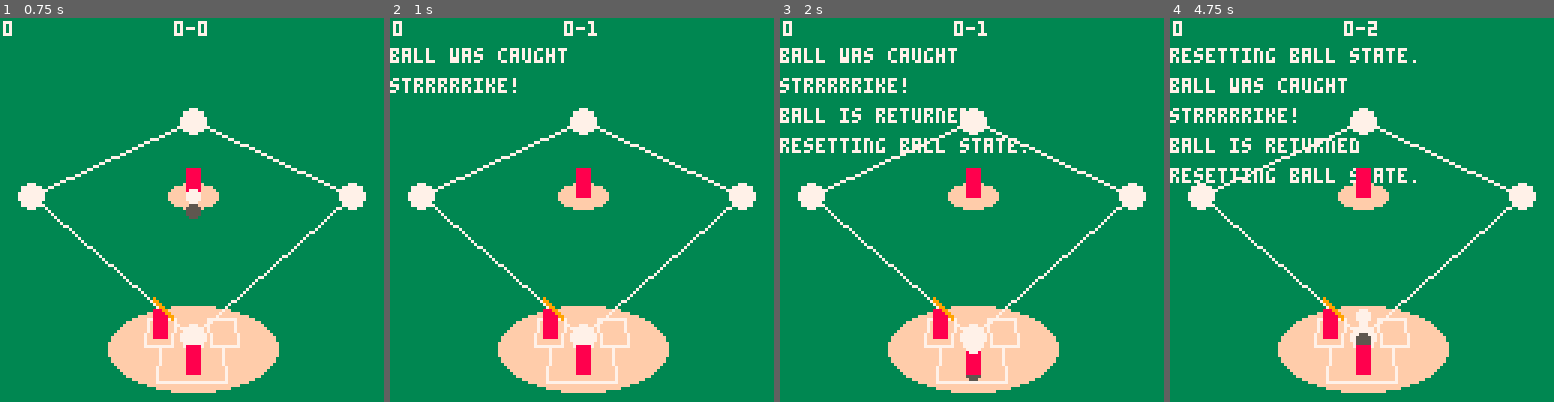
Above: before the commit, frames 1-4 (left to right).
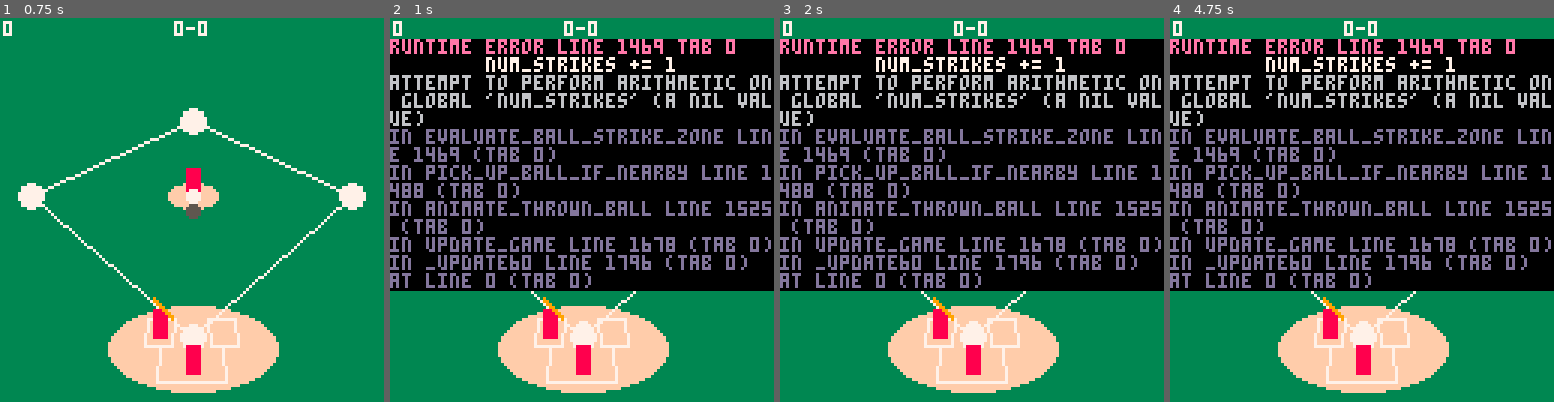
Above: after the commit, the same moments.

Repository: nucleartide/Baseball-WIth-Friends
Game: PICO-8 cartridge pico-baseball.p8
Same seed, same stepped clock (60 frames per second), same inputs: the game is played once before the commit and once after it.
Inputs:
- Up to frame 1 (0.75 s): tap X (X key) at 0.33 s; tap O (Z key) at 0.7 s
- Up to frame 2 (1 s): no input
- Up to frame 3 (2 s): tap X (X key) at 1.07, 1.85 s; hold Right from 1.6 s (still down); tap O (Z key) at 1.7 s
- Up to frame 4 (4.75 s): release Right at 2.1 s; tap O (Z key) every 0.4 s from 2.1 to 4.5 s; hold Up 2.15-2.42 s; hold Right 2.47-3.03 s; tap X (X key) at 2.97, 4.08 s; hold Left 3.08-3.58 s; hold Down 3.63-3.97 s; hold Right 4.02-4.68 s; hold Up from 4.73 s (still down)

Frame 1 is identical in both runs. In frame 2, 66% of the frame differs, in the area x 0-100%, y 0-81%; in frame 3, 66%, in the area x 0-100%, y 0-95%; in frame 4, 66%.
Error after the commit: runtime error line 1469 tab 0; num_strikes += 1; attempt to perform arithmetic on global 'num_strikes' (a nil value)

Commit message:
clean up globals

Diff:
--- a/constants.lua
+++ b/constants.lua
@@ -17,3 +17,17 @@
 ball_is_in_field = 'in field'
 
 gravity = -50
+
+home_run_y_threshold = 5
+
+ball_holding = 0
+ball_throwing = 1
+ball_idle_physical_obj = 2
+ball_returning = 3 -- the ball has been caught by the catcher, and is awaiting return to the pitcher.
+
+batter_batting = 0
+batter_charging = 1
+batter_swinging = 2
+batter_running_unsafe = 3
+batter_running_safe = 4
+batter_swinging_ball_was_hit = 5
--- a/entities.lua
+++ b/entities.lua
@@ -1,33 +1,6 @@
-
-function in_game_bounds(v)
-    -- z values.
-    -- local behind_field_corner = (-113 * real2game) - half_diagonal
-    local home_plate = -half_diagonal
-    local in_front_field_corner = 389
-    -- local in_front_field_corner = 100
-
-    local home_run_line = -abs(x) + in_front_field_corner
-    local foul_line = v.x + home_plate
-
-    local is_foul = v.z < foul_line
-    if is_foul then
-        return ball_is_foul
-    end
-
-    local is_home_run = v.z >= home_run_line
-    if is_home_run then
-        return ball_is_home_run
-    end
-
-    return ball_is_in_field
-end
-
---[[
-
-]]
 
 -->8
--- static objects.
+-- environment.
 
 function draw_base(v, r, c)
     local sx, sy = world2screen(v)
@@ -208,7 +181,7 @@
     end
 end
 
-function update_fielder(f)
+function update_fielder(f, ball1)
     if f.player_num==nil then
         return
     end
@@ -229,13 +202,6 @@
 
 -->8
 -- batter.
-
-batter_batting = 0
-batter_charging = 1
-batter_swinging = 2
-batter_running_unsafe = 3
-batter_running_safe = 4
-batter_swinging_ball_was_hit = 5
 
 -- goal for today: get this bat drawn and animated.
 function batter(x, z, player_num, handedness)
@@ -285,22 +251,7 @@
     return worldspace(home_plate_pos, b.rel_to_home_plate_pos)
 end
 
---[[
-function get_batter_half_body_worldspace(b)
-    local pos = get_batter_worldspace(b)
-    pos.y = b.h/2
-    return pos
-end
-
-function get_batter_aim_pos(b)
-    return worldspace(
-        get_batter_half_body_worldspace(b),
-        b.bat_aim_vec
-    )
-end
-]]
-
-function update_batter(b)
+function update_batter(b, ball1, bases)
     if b.player_num==nil then
         return
     end
@@ -349,10 +300,10 @@
 
         -- check whether the bat is in "hit" range.
         local t = b.t / b.swing_anim_len
-        local in_range, xt = in_swing_range(b.rotated_knob, b.rotated_bat_end, ball1, b, t)
+        local in_range, xt = in_swing_range(b.rotated_knob, b.rotated_bat_end, ball1, b, t, bases)
 
         if in_range and ball1.state == ball_throwing then
-            handle_ball_hit(b.rotated_knob, b.rotated_bat_end, ball1, b, t)
+            handle_ball_hit(b.rotated_knob, b.rotated_bat_end, ball1, b, t, bases)
         elseif b.t >= b.swing_anim_len then
             -- if ball was not hit,
             -- and the ball was thrown,
@@ -376,12 +327,12 @@
     compute_bat_knob_and_end_points(b)
 end
 
-function in_swing_range(bat_knob, bat_end, ball, batter, swing_t)
+function in_swing_range(bat_knob, bat_end, ball, batter, swing_t, bases)
     assert(ball~=nil)
     assert(batter~=nil)
     assert(swing_t~=nil)
 
-    bat_knob, bat_end = get_batter_bat_worldspace(batter)
+    bat_knob, bat_end = get_batter_bat_worldspace(batter, bases)
 
     -- find the t value of the ball in the x-axis.
     local ball_pos = ball.pos
@@ -419,7 +370,7 @@
     return in_swing_timing and is_in_x_range and is_in_y_range and is_in_z_range, xt
 end
 
-function handle_ball_hit(bat_knob, bat_end, ball, batter, xt)
+function handle_ball_hit(bat_knob, bat_end, ball, batter, xt, bases)
     log('ball was hit')
     assert(ball~=nil)
     assert(batter~=nil)
@@ -498,7 +449,7 @@
     end
 end
 
-function get_batter_bat_worldspace(b)
+function get_batter_bat_worldspace(b, bases)
     local world_pos = get_batter_worldspace(b, bases[1])
     local pivot_pos = worldspace(world_pos, b.pivot)
     local knob_pos = worldspace(pivot_pos, b.rotated_knob)
@@ -506,7 +457,7 @@
     return knob_pos, bat_end_pos
 end
 
-function draw_batter(b)
+function draw_batter(b, bases)
     -- precondition.
     assert(bases[1].x~=nil)
 
@@ -514,7 +465,7 @@
     draw_player(b, get_batter_worldspace(b, bases[1]))
 
     -- determine the pivot around which the bat swings.
-    local knob_pos, bat_end_pos = get_batter_bat_worldspace(b)
+    local knob_pos, bat_end_pos = get_batter_bat_worldspace(b, bases)
 
     -- draw the player's bat.
     local sx1, sy1 = world2screen(knob_pos)
@@ -652,11 +603,6 @@
 -->8
 -- ball.
 
-ball_holding = 0
-ball_throwing = 1
-ball_idle_physical_obj = 2
-ball_returning = 3 -- the ball has been caught by the catcher, and is awaiting return to the pitcher.
-
 function ball(pos, initial_state, is_owned_by)
     assert(is_owned_by~=nil)
     return {
@@ -685,7 +631,7 @@
     }
 end
 
-function simulate_as_rigidbody(b, fielders)
+function simulate_as_rigidbody(b, fielders, catcher1, pitcher1, active_batter)
     -- declare some state.
     local spare1, spare2 = vec3(), vec3()
 
@@ -712,13 +658,12 @@
         b.vel.x *= 0.8
         b.vel.z *= 0.8
 
-        evaluate_bounce(b)
-    end
-end
-
-home_run_y_threshold = 5
-
-function evaluate_bounce(ball)
+        evaluate_bounce(b, catcher1, pitcher1, active_batter)
+    end
+end
+
+function evaluate_bounce(ball, catcher1, pitcher1, active_batter)
+    assert(active_batter!=nil)
     local result = in_game_bounds(ball.pos)
     if not ball.has_bounced then
         if result == ball_is_foul then
@@ -726,12 +671,12 @@
                 log('strike!')
                 num_strikes += 1
             end
-            catcher_has_new_ball(ball)
+            catcher_has_new_ball(ball, catcher1, pitcher1, active_batter)
             return
         elseif result == ball_is_home_run then
             log('home run!')
             num_runs += 1
-            catcher_has_new_ball(ball)
+            catcher_has_new_ball(ball, catcher1, pitcher1, active_batter)
             return
         end
         ball.has_bounced = true
@@ -739,7 +684,7 @@
         if result == ball_is_home_run then
             if ball.pos.y > home_run_y_threshold then
                 log('ground rule double') assert(false)
-                catcher_has_new_ball(ball)
+                catcher_has_new_ball(ball, catcher1, pitcher1, active_batter)
                 return
             else
                 -- hit the endfield walls. zero out velocity.
@@ -749,7 +694,7 @@
 
                 -- return ball after 1s.
                 delay(function()
-                    catcher_has_new_ball(ball)
+                    catcher_has_new_ball(ball, catcher1, pitcher1, active_batter)
                 end, 60)
             end
         elseif ball.state != ball_returning then
@@ -760,7 +705,7 @@
 
                 -- the ball has settled. return the ball to the catcher.
                 delay(function()
-                    catcher_has_new_ball(ball)
+                    catcher_has_new_ball(ball, catcher1, pitcher1, active_batter)
                 end, 60)
             end
         end
@@ -798,7 +743,9 @@
     b.state = ball_throwing
 end
 
-function return_ball_to_pitcher(b, fielder, pitcher)
+function return_ball_to_pitcher(b, fielder, pitcher, active_batter)
+    assert(fielder != nil)
+    assert(pitcher != nil)
     local start = get_fielder_midpoint(fielder)
     local _end = get_fielder_midpoint(pitcher)
 
@@ -841,7 +788,7 @@
     end
 end
 
-function pick_up_ball_if_nearby(b, fielders)
+function pick_up_ball_if_nearby(b, fielders, catcher1, pitcher1, active_batter)
     assert(#fielders>0)
     for f in all(fielders) do
         local d = distance2(get_fielder_midpoint(f), b.pos, nil, nil, nil)
@@ -860,25 +807,27 @@
                 delay(function()
                     log('ball is returned')
                     b.is_owned_by = nil
-                    return_ball_to_pitcher(b, f, pitcher1)
+                    assert(active_batter!=nil)
+                    return_ball_to_pitcher(b, f, pitcher1, active_batter)
                 end, 60)
             end
         end
     end
 end
 
-function catcher_has_new_ball(ball)
+function catcher_has_new_ball(ball, catcher1, pitcher1, active_batter)
     ball.state = ball_holding
     ball.is_owned_by = catcher1
 
     delay(function()
         log('ball is returned')
         ball.is_owned_by = nil
-        return_ball_to_pitcher(ball, catcher1, pitcher1)
+                    assert(active_batter!=nil)
+        return_ball_to_pitcher(ball, catcher1, pitcher1, active_batter)
     end, 60)
 end
 
-function animate_thrown_ball(b)
+function animate_thrown_ball(b, fielders, catcher1, pitcher1, active_batter)
     -- update the ball's position.
     local t = b.t / b.throw_duration
     cubic_bezier_fixed_sample(100, b.trajectory, t, b.pos)
@@ -888,7 +837,7 @@
         -- check whether any fielders are around to catch.
         -- can filter out by is_owned_by
         assert(fielders~=nil)
-        pick_up_ball_if_nearby(b, fielders)
+        pick_up_ball_if_nearby(b, fielders, catcher1, pitcher1, active_batter)
     end
 
     -- increment timer for next frame.
--- a/game_state.lua
+++ b/game_state.lua
@@ -1,3 +1,21 @@
+
+do -- Start game state scope.
+
+local bases -- 15 tokens to get rid of global state. i'll take it.
+    , pitchers_mound
+    , batters_box
+    , catchers_box
+    , raised_pitcher_mound
+    , raised_home_plate
+    , pitcher1
+    , catcher1
+    , ball1
+    , fielders
+    , batter1
+    , num_strikes
+    , num_balls
+    , num_runs
+    , active_batter
 
 function init_game()
     bases = {
@@ -59,13 +77,14 @@
 end
 
 function update_game()
-    update_fielder(pitcher1)
-    update_batter(batter1)
+    update_fielder(pitcher1, ball1)
+    update_batter(batter1, ball1, bases)
 
     if ball1.state == ball_throwing then
-        animate_thrown_ball(ball1)
+        animate_thrown_ball(ball1, fielders, catcher1, pitcher1, active_batter)
     elseif ball1.state == ball_idle_physical_obj then
-        simulate_as_rigidbody(ball1)
+        assert(active_batter)
+        simulate_as_rigidbody(ball1, fielders, catcher1, pitcher1, active_batter)
     elseif ball1.state == ball_holding then
         -- no-op.
     elseif ball1.state == ball_returning then
@@ -136,7 +155,7 @@
         {ball1.pos, ball1, draw_ball},
         {shadow_pos, nil, function() draw_ball(ball1, true) end},
         {catcher1.pos, catcher1, draw_player},
-        {batter1.pos, batter1, draw_batter},
+        {batter1.pos, batter1, function() draw_batter(batter1, bases) end},
     })
 
     -- draw sorted entities.
@@ -164,3 +183,5 @@
     cprint(num_balls .. '-' .. num_strikes, 1, 7)
     print(num_runs, 1, 1, 7)
 end
+
+end -- End game state scope.
--- a/utils.lua
+++ b/utils.lua
@@ -622,3 +622,26 @@
 function fixed_reset()
     fixed_y = 10
 end
+
+function in_game_bounds(v)
+    -- z values.
+    -- local behind_field_corner = (-113 * real2game) - half_diagonal
+    local home_plate = -half_diagonal
+    local in_front_field_corner = 389
+    -- local in_front_field_corner = 100
+
+    local home_run_line = -abs(x) + in_front_field_corner
+    local foul_line = v.x + home_plate
+
+    local is_foul = v.z < foul_line
+    if is_foul then
+        return ball_is_foul
+    end
+
+    local is_home_run = v.z >= home_run_line
+    if is_home_run then
+        return ball_is_home_run
+    end
+
+    return ball_is_in_field
+end
